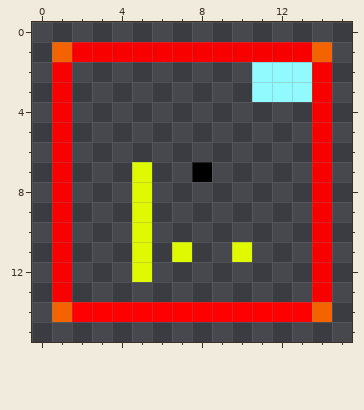
A pixel-art sprite gets an edit: src/res/chambers/chamber0/layer1.png. The picture above was drawn from the file before the commit.
The file is 16x16 pixels. Colours within 5 levels of each other are drawn and written as one.
Once edited:
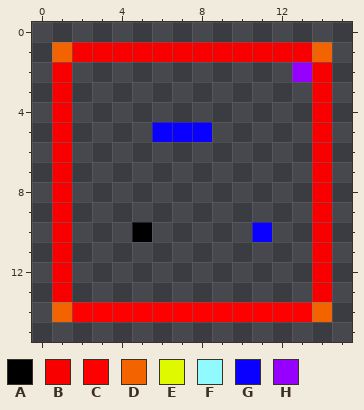
Palette (. is transparent): A #010000  B #f80000  C #fe0000  D #f36400  E #dffa00  F #91faff  G #0a00ff  H #9500ff
Edits made:
@@ x 0..15 @@
  1 .DBBBBBBBBBBBBD.
- 2 .B.........FFFB.
- 3 .B.........FFFB.
+ 2 .B...........HB.
+ 3 .B............B.
  4 .B............B.
- 5 .B............B.
+ 5 .B....GGG.....B.
  6 .B............B.
- 7 .B...E..A.....B.
- 8 .B...E........B.
- 9 .B...E........B.
-10 .B...E........B.
-11 .B...E.E..E...B.
-12 .B...E........B.
+ 7 .B............B.
+ 8 .B............B.
+ 9 .B............B.
+10 .B...A.....G..B.
+11 .B............B.
+12 .B............B.
 13 .B............B.
